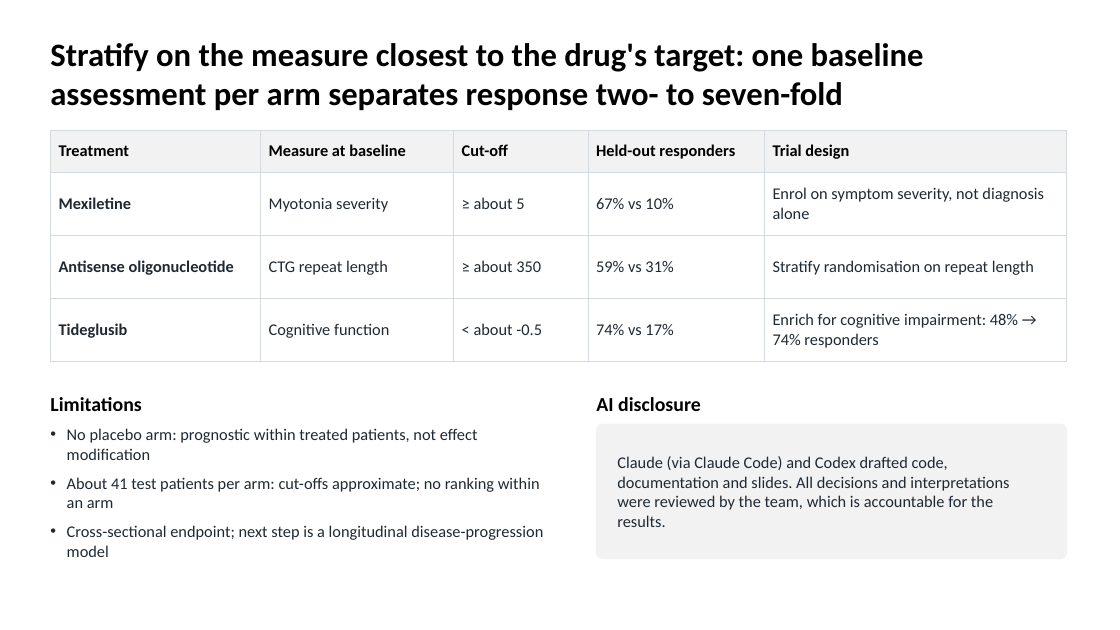
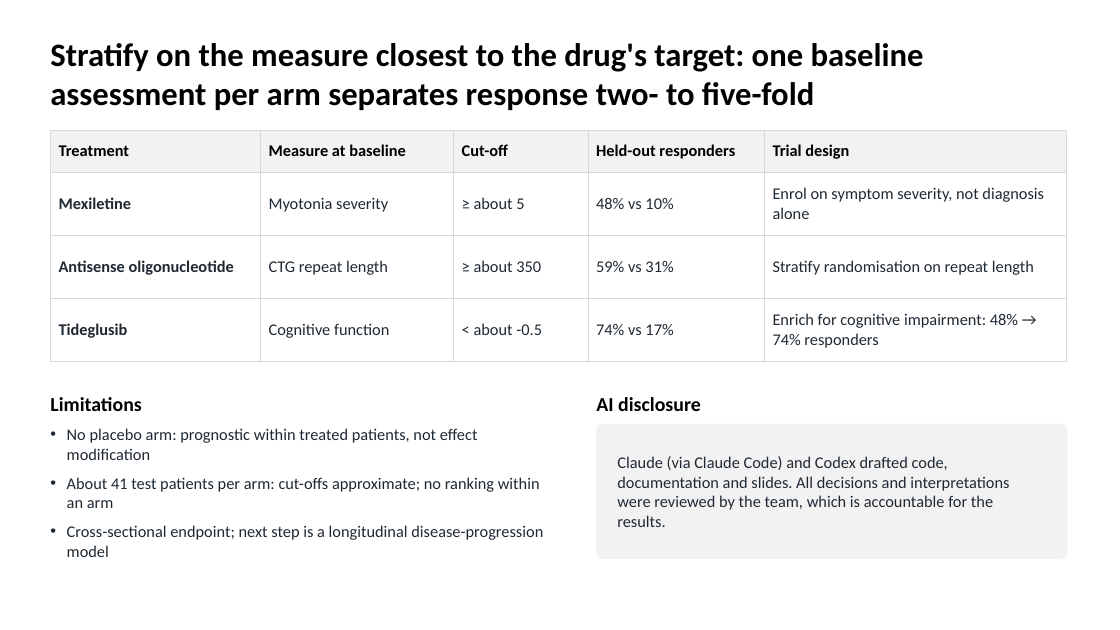
Before and after one commit to euibeom135-cell/acop2026-hackathon-team1, a slide deck: slide 6 of slides/Team1_DM1_slides.pptx. Drawn at 1120x630 pixels with LibreOffice and Linux fonts; fonts in the diff are those of the drawing. Boxes give left, top, right and bottom in pixels: in the first picture for what was removed or moved away, otherwise in the second. Text is boxed around its words. In the diff, an @@ line names an element or a change of style, - is before the commit and + after.

```diff
--- a/slides/Team1_DM1_slides.pptx
+++ b/slides/Team1_DM1_slides.pptx
@@ title at [50, 43, 924, 110]: text changed @@
-Stratify on the measure closest to the drug's target: one baseline assessment per arm separates response two- to seven-fold
+Stratify on the measure closest to the drug's target: one baseline assessment per arm separates response two- to five-fold
@@ table at [50, 130, 1067, 352] @@
-row 2, column 4: 67% vs 10%
+row 2, column 4: 48% vs 10%
```
Also in this commit, not shown: 1 other slide changed, 2 other files.
